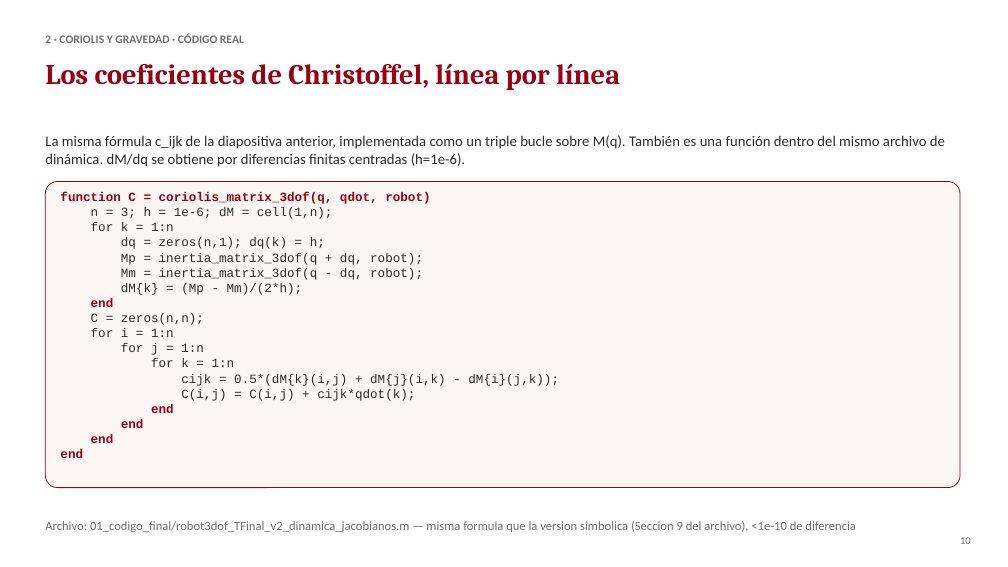
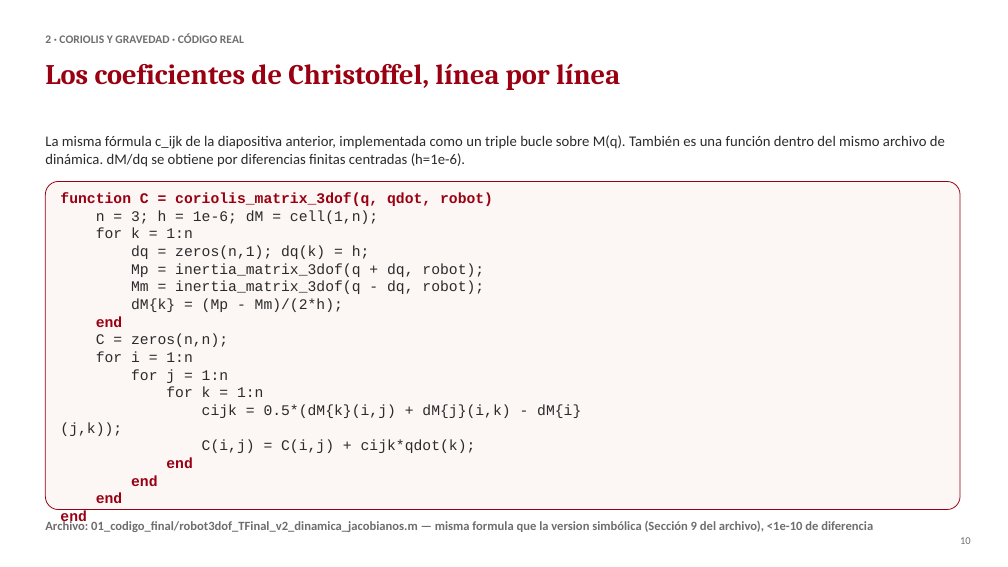
Before and after one commit to webconceptos/Robotica3GDL, a slide deck: slide 10 of 04_presentacion/PPT_Trabajo_Final_Robot_3GDL.pptx. Drawn at 1008x567 pixels with LibreOffice and Linux fonts; fonts in the diff are those of the drawing. Boxes give left, top, right and bottom in pixels: in the first picture for what was removed or moved away, otherwise in the second. Text is boxed around its words. In the diff, an @@ line names an element or a change of style, - is before the commit and + after.

Commit message:
Maestria en IA - Trabajo Final Robotica - Seccion B - Grupo 2

```diff
--- a/04_presentacion/PPT_Trabajo_Final_Robot_3GDL.pptx
+++ b/04_presentacion/PPT_Trabajo_Final_Robot_3GDL.pptx
@@ rounded rectangle: place and size @@
-rounded rectangle at box(45, 181, 960, 488)
+rounded rectangle at box(45, 181, 960, 510)
@@ text "function C = coriolis_matrix_3dof(q, qdot, ..." at box(60, 192, 581, 503): size 12 to 14 pt @@
@@ text at box(45, 519, 873, 532): text changed; bold on @@
-Archivo: 01_codigo_final/robot3dof_TFinal_v2_dinamica_jacobianos.m — misma formula que la version simbolica (Seccion 9 del archivo), <1e-10 de diferencia
+Archivo: 01_codigo_final/robot3dof_TFinal_v2_dinamica_jacobianos.m — misma formula que la version simbólica (Sección 9 del archivo), <1e-10 de diferencia
```
Also in this commit, not shown: 24 other slides changed, 3 slides added, 1 other file.
